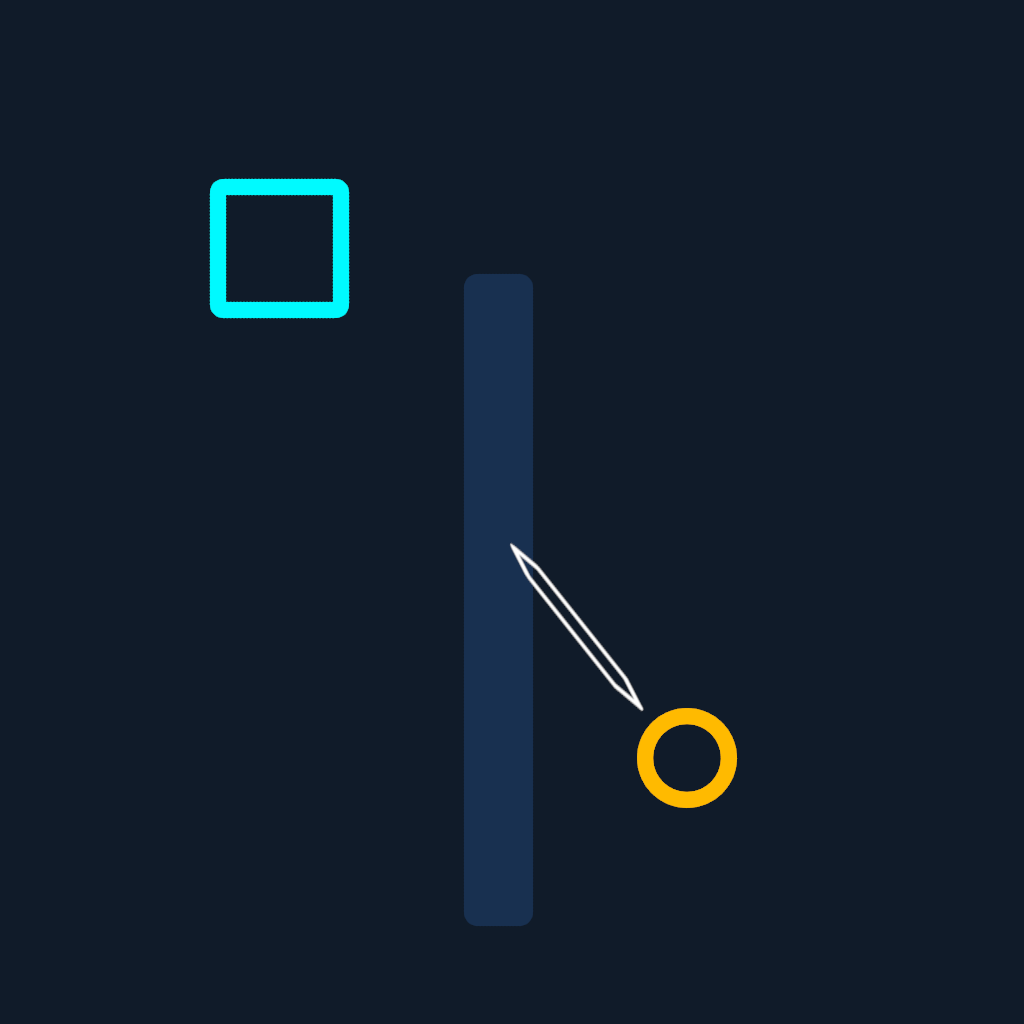
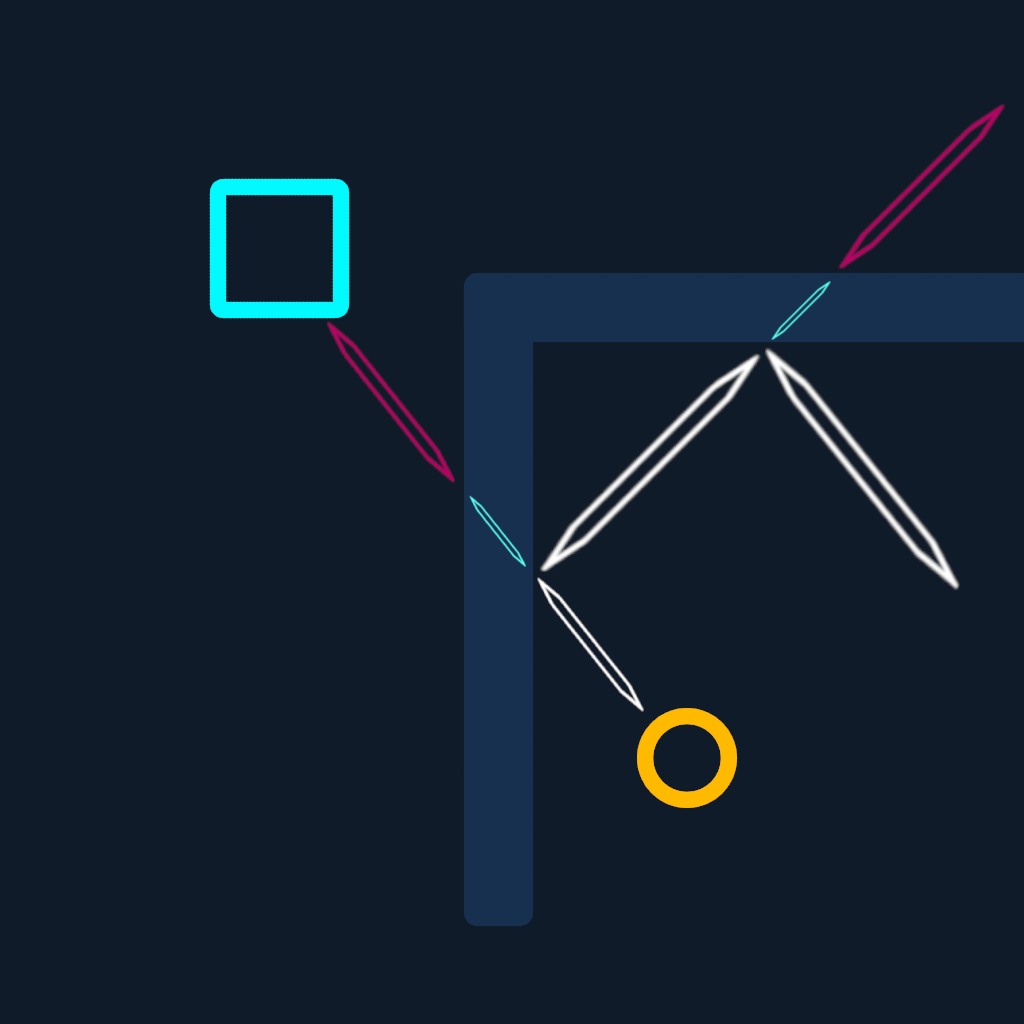
The second 1024×1024 image is a revision of the first. Changes to its layers:
added layer "Paint Layer 2 Merged" (1st of 7) above "Paint Layer 2 Merged" over [327, 133, 960, 640]
added layer "Paint Layer 2 Merged" (2nd of 7) above "Group 5" over [512, 320, 768, 576]
added group "Group 5" with 3 layers above "Group 6" over [448, 256, 896, 640]
added layer "Paint Layer 4" (multiply) in group "Group 5" over [448, 256, 896, 640]
added layer "Paint Layer 2 Merged" (3rd of 7, in "Group 5") in group "Group 5" over [512, 272, 832, 576]
added layer "Paint Layer 2 Merged" (4th of 7, in "Group 5") in group "Group 5" over [448, 465, 576, 576]
added group "Group 6" with 3 layers above "Paint Layer 1" over [327, 104, 1024, 576]
added layer "Paint Layer 7" (multiply) in group "Group 6" over [327, 104, 1024, 512]
added layer "Paint Layer 2 Merged" (5th of 7, in "Group 6") in group "Group 6" over [512, 104, 1024, 576]
added layer "Paint Layer 2 Merged" (6th of 7, in "Group 6") in group "Group 6" over [327, 320, 488, 512]
added layer "Paint Layer 1" (1st of 2) above "Paint Layer 2 Merged" over [384, 192, 1024, 384]
painted on "Paint Layer 2 Merged" (7th of 7) over [477, 512, 644, 712]
